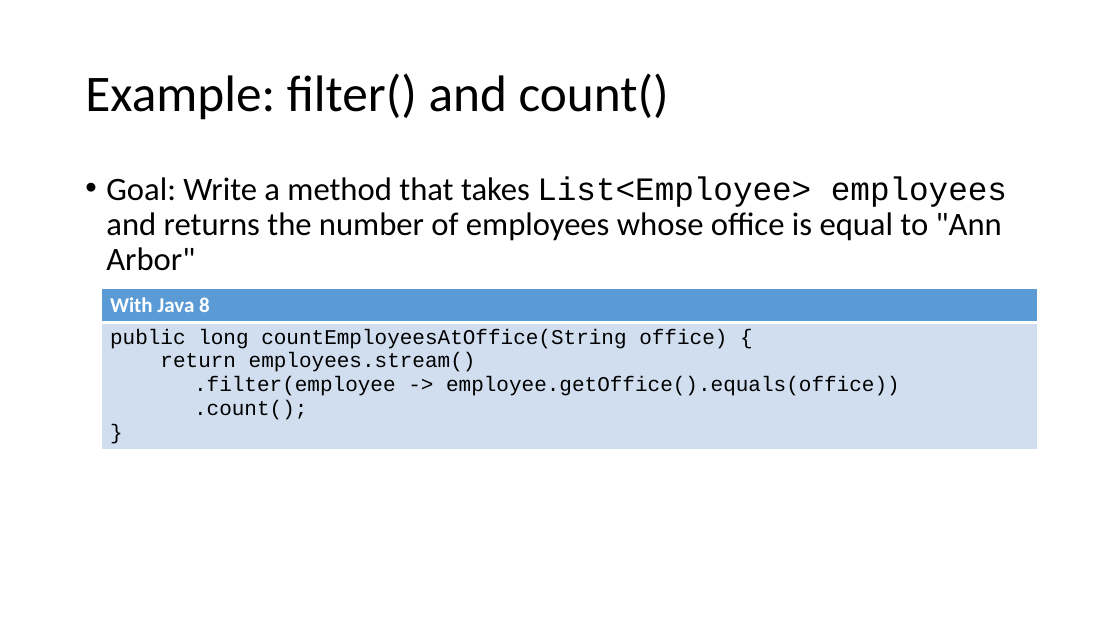
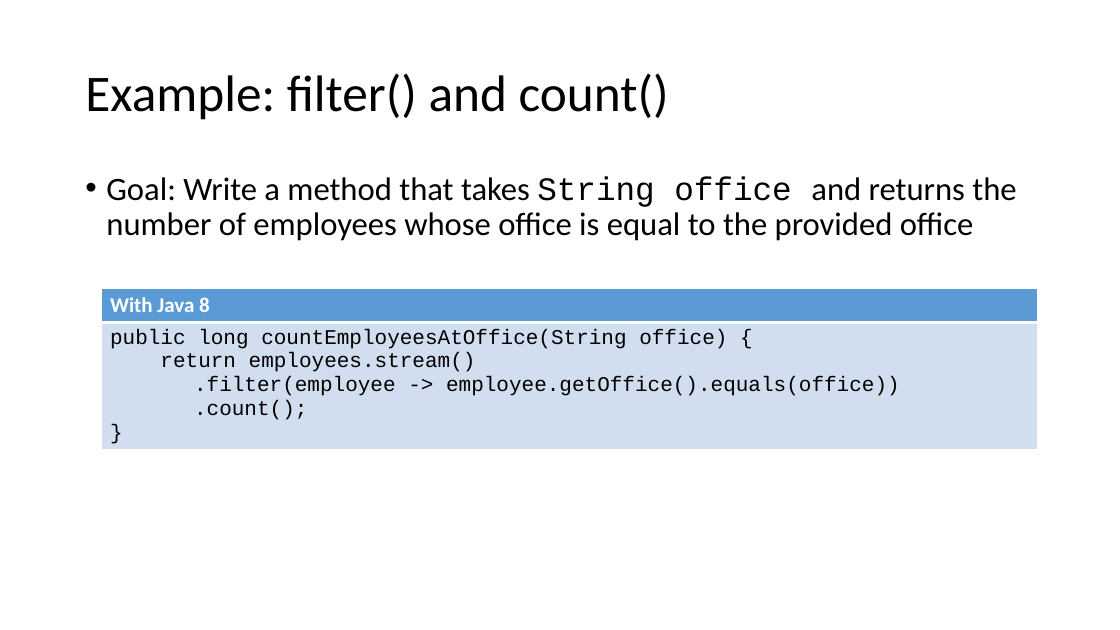
Before and after one commit to jdifebo/java8, a slide deck: slide 39 of presentation.pptx (slide 38 before the commit). Drawn at 1120x630 pixels with LibreOffice and Linux fonts; fonts in the diff are those of the drawing. Boxes give left, top, right and bottom in pixels: in the first picture for what was removed or moved away, otherwise in the second. Text is boxed around its words. In the diff, an @@ line names an element or a change of style, - is before the commit and + after.

```diff
--- a/presentation.pptx
+++ b/presentation.pptx
@@ text at <box>106,176,1016,241</box>: text changed @@
-• Goal: Write a method that takes List<Employee> employees and returns the number of employees whose office is equal to "Ann Arbor"
+• Goal: Write a method that takes String office and returns the number of employees whose office is equal to the provided office
```
Also in this commit, not shown: 15 other slides changed, 1 slide added, 3 other files.
